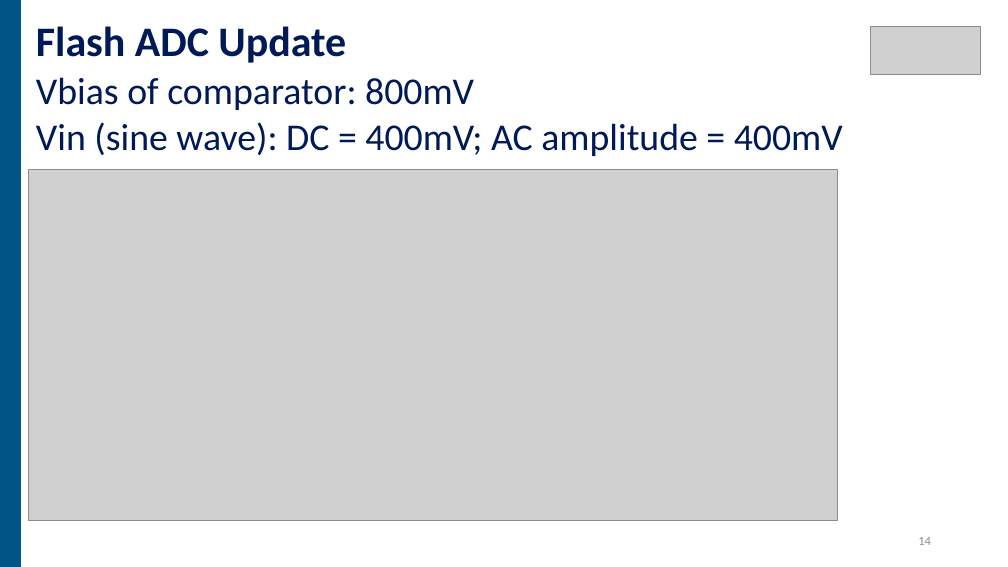
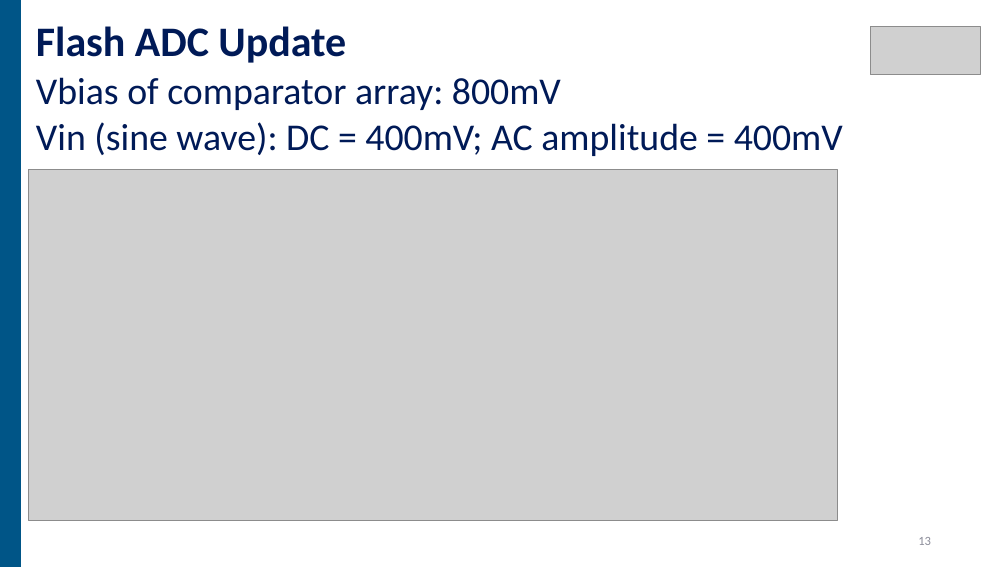
Before and after one commit to jhyang13/Duke-ECE532, a slide deck: slide 14 of Presentation/Final Project Presentation Bingyu-Jiahui 3.pptx (slide 15 before the commit). Drawn at 1008x567 pixels with LibreOffice and Linux fonts; fonts in the diff are those of the drawing; grey boxes stand for pictures. Boxes give left, top, right and bottom in pixels: in the first picture for what was removed or moved away, otherwise in the second. Text is boxed around its words. In the diff, an @@ line names an element or a change of style, - is before the commit and + after.

```diff
--- a/Presentation/Final Project Presentation Bingyu-Jiahui 3.pptx
+++ b/Presentation/Final Project Presentation Bingyu-Jiahui 3.pptx
@@ text at (36,77,561,110): text changed @@
-Vbias of comparator: 800mV
+Vbias of comparator array: 800mV
@@ page number at (918,537,931,545): text changed @@
-14
+13
```
Also in this commit, not shown: 4 other slides changed, 1 slide added, 2 slides removed.
